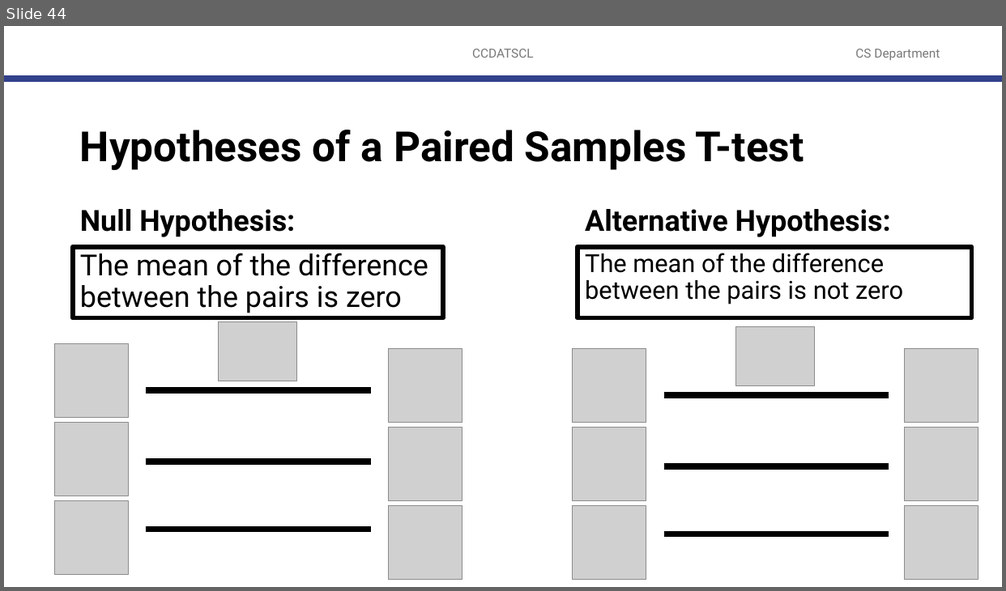
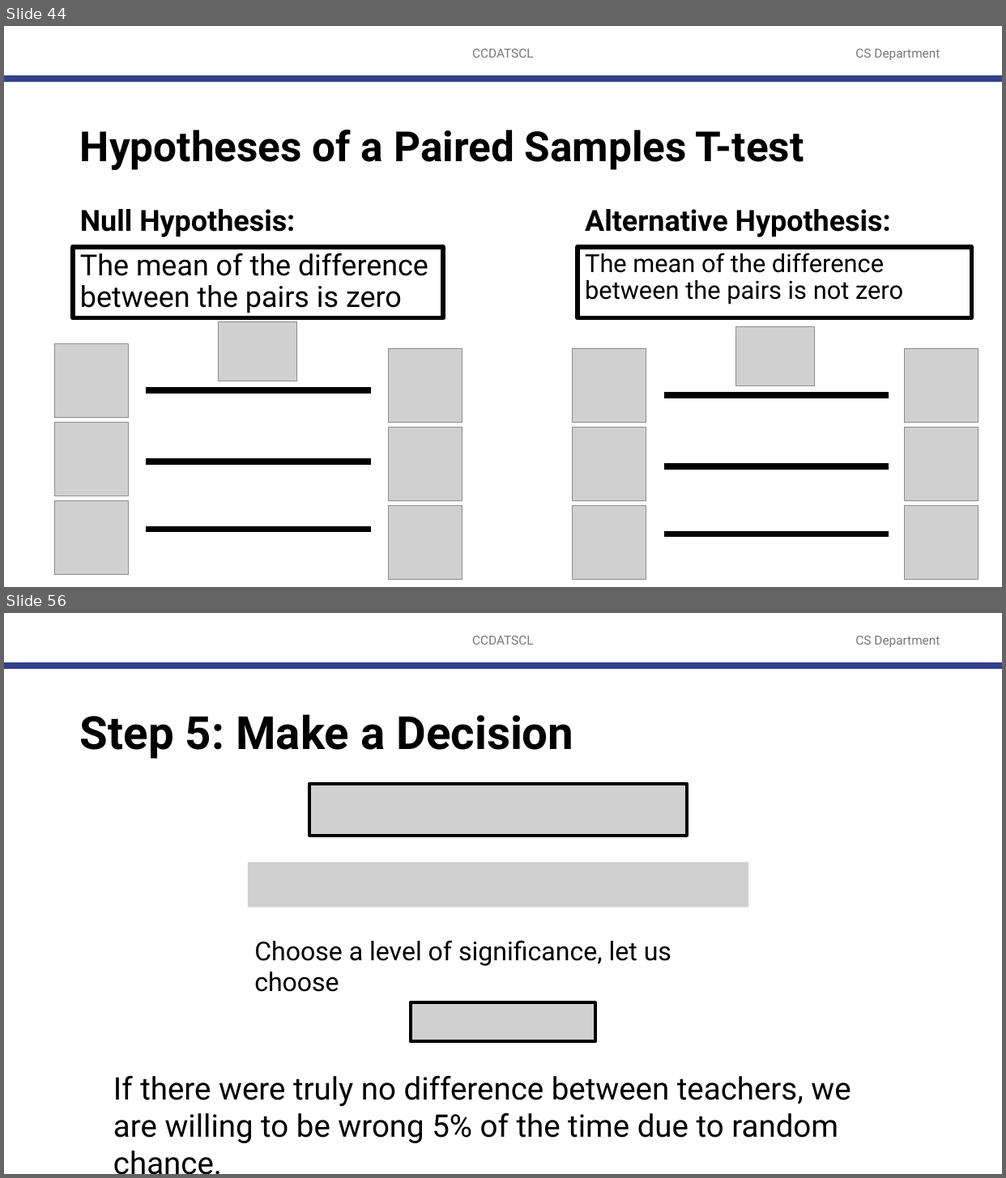
Before and after one commit to robitussin/CCDATS1L, a slide deck: 10 - Statistical Inference Tests/T-test.pptx. Shown one above the other, each under a label of ours: slide 44 before the commit, slides 44 and 56 after it; the slides between them are not shown. The pictures are 1006x591 and 1006x1178 pixels, drawn with LibreOffice and Linux fonts; fonts in the diff are those of the drawing; grey boxes stand for pictures; background and template pictures are left out. Boxes give left, top, right and bottom in pixels: in the first picture for what was removed or moved away, otherwise in the second. Text is boxed around its words. In the diff, an @@ line names an element or a change of style, - is before the commit and + after.

```diff
--- a/10 - Statistical Inference Tests/T-test.pptx
+++ b/10 - Statistical Inference Tests/T-test.pptx
@@ slide 56 added at [4,613,1002,1174], background #FFFFFF; not listed: 3 template elements that a slide beside it also shows @@
@@ title added at [80,714,573,759], 44 pt, text #000000, bold @@
+Step 5: Make a Decision
@@ picture added at [309,784,687,835] @@
@@ picture added at [248,862,749,908] @@
@@ text added at [254,940,671,992], 25 pt, text #000000 @@
+Choose a level of significance, let us choose
@@ picture added at [411,1003,595,1042] @@
@@ text added at [113,1076,850,1144], 30 pt, text #000000 @@
+If there were truly no difference between teachers, we are willing to be wrong 5% of the time due to random chance.
```
Also in this commit, not shown: 17 other slides added.
